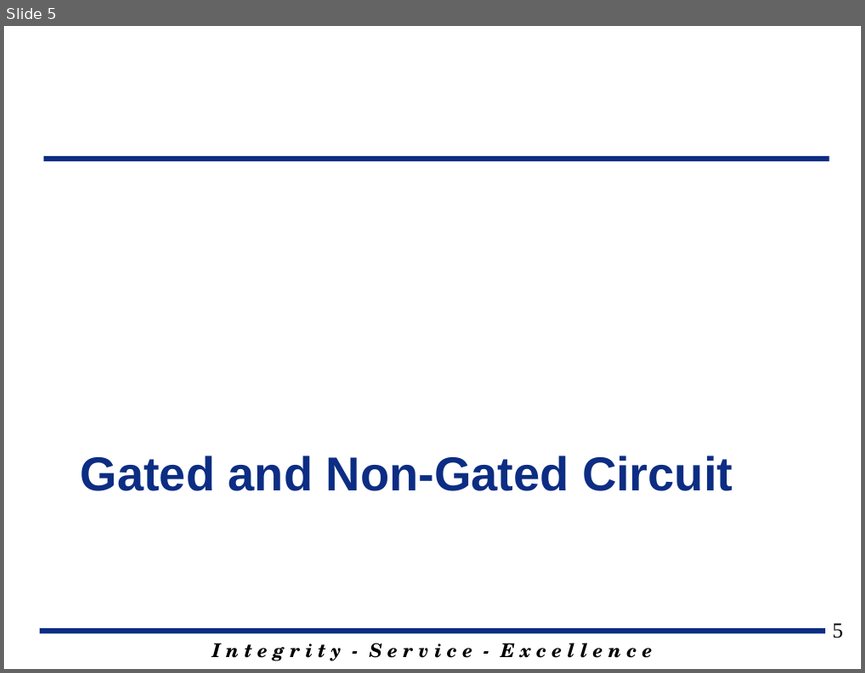
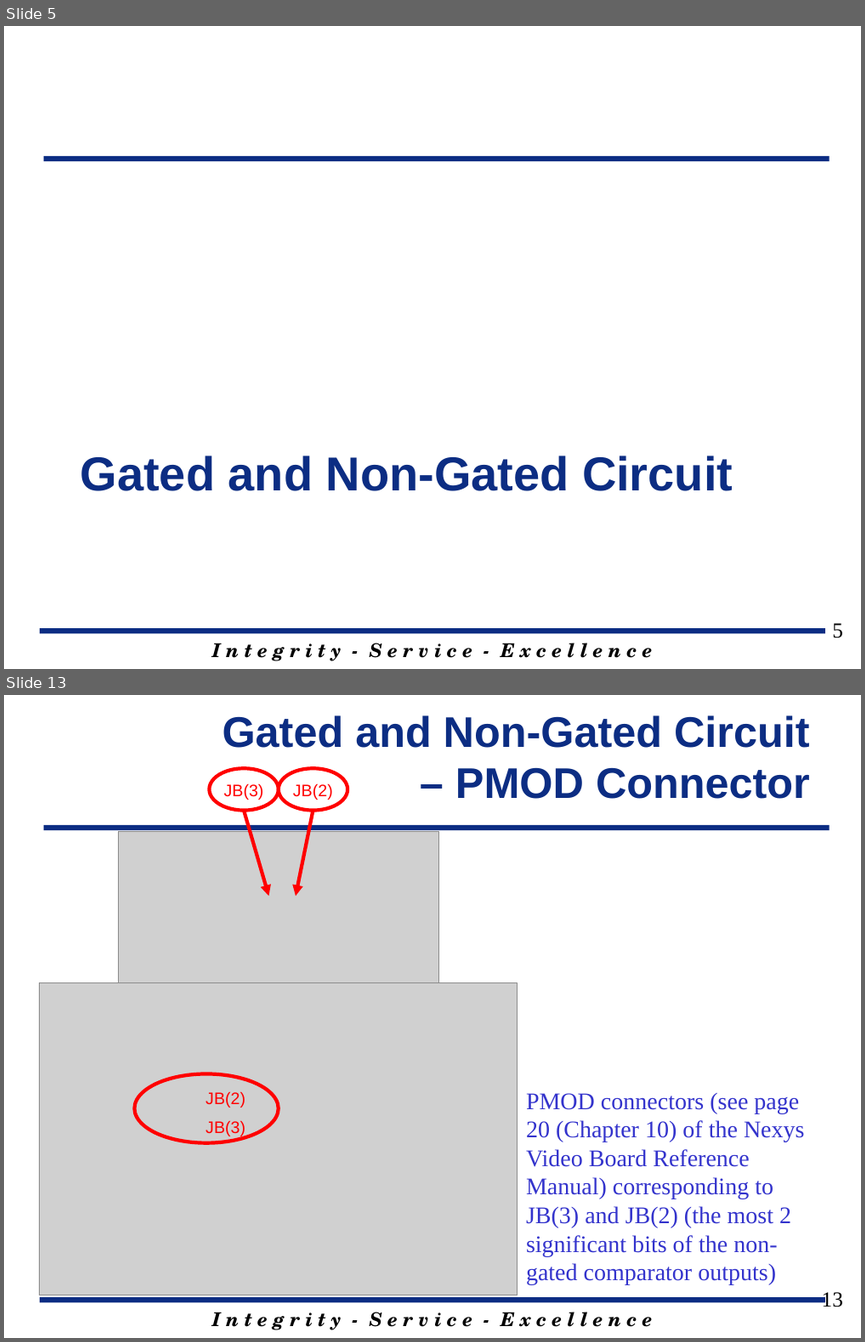
Before and after one commit to jfalkinburg/ECE383_web, a slide deck: lecture/slides/ECE_383_Lec5.pptx. Shown one above the other, each under a label of ours: slide 5 before the commit, slides 5 and 13 after it; the slides between them are not shown. The pictures are 865x673 and 865x1342 pixels, drawn with LibreOffice and Linux fonts; fonts in the diff are those of the drawing; grey boxes stand for pictures; background and template pictures are left out. Boxes give left, top, right and bottom in pixels: in the first picture for what was removed or moved away, otherwise in the second. Text is boxed around its words. In the diff, an @@ line names an element or a change of style, - is before the commit and + after.

Commit message:
Updating Lecture 5 slide and Lab 1 introductions.  Also adding modifying Lab 1 code and adding new images to Lab 1 for new Neyxys Video board.  Additionally changing the reset input to reset_n on all code.

```diff
--- a/lecture/slides/ECE_383_Lec5.pptx
+++ b/lecture/slides/ECE_383_Lec5.pptx
@@ slide 13 added at (4, 695, 861, 1338), background #FFFFFF; not listed: 3 template elements that a slide beside it also shows @@
@@ title added at (222, 715, 810, 799), 36 pt, text #0C2D83, bold @@
+Gated and Non-Gated Circuit – PMOD Connector
@@ ellipse added at (209, 769, 279, 811), outline #FF0000 3 pt, 14 pt, text #FF0000 @@
+JB(3)
@@ ellipse added at (279, 769, 347, 811), outline #FF0000 3 pt, 14 pt, text #FF0000 @@
+JB(2)
@@ arrow added from (244, 811) to (268, 896), #FF0000 3 pt @@
@@ arrow added from (313, 811) to (296, 896), #FF0000 3 pt @@
@@ picture added at (118, 831, 438, 983) @@
@@ picture added at (39, 983, 517, 1295) @@
@@ ellipse added at (134, 1074, 279, 1143), outline #FF0000 3 pt, 14 pt, text #FF0000 @@
+JB(2)
+JB(3)
@@ text added at (526, 1093, 805, 1285), 20 pt, text #3333CC @@
+PMOD connectors (see page 20 (Chapter 10) of the Nexys Video Board Reference Manual) corresponding to JB(3) and JB(2) (the most 2 significant bits of the non-gated comparator outputs)
@@ page number added at (822, 1292, 843, 1307), 18 pt, text #000000 @@
+13
```
Also in this commit, not shown: 6 slides changed, 20 other slides added, 1 slide removed, 9 other files.
